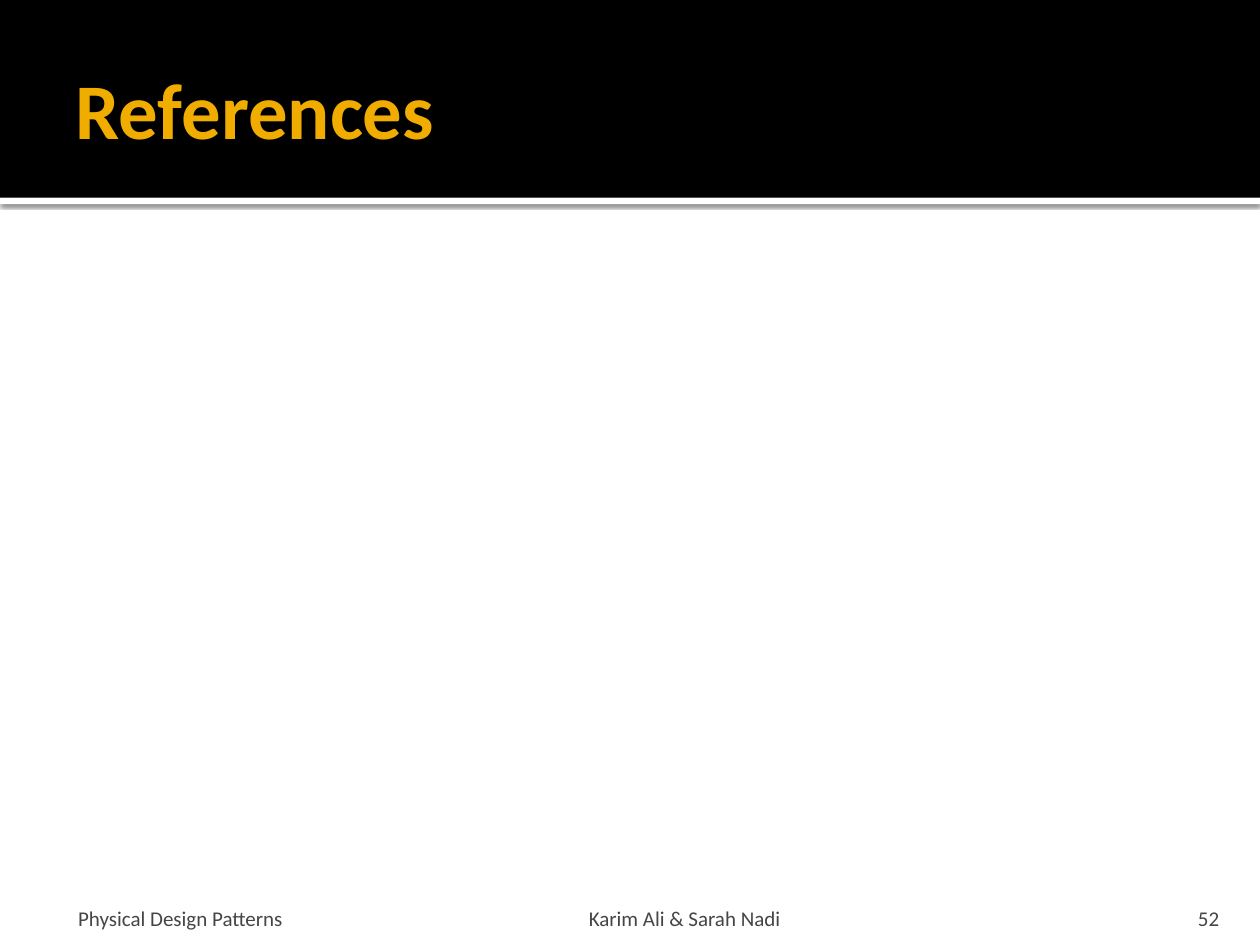
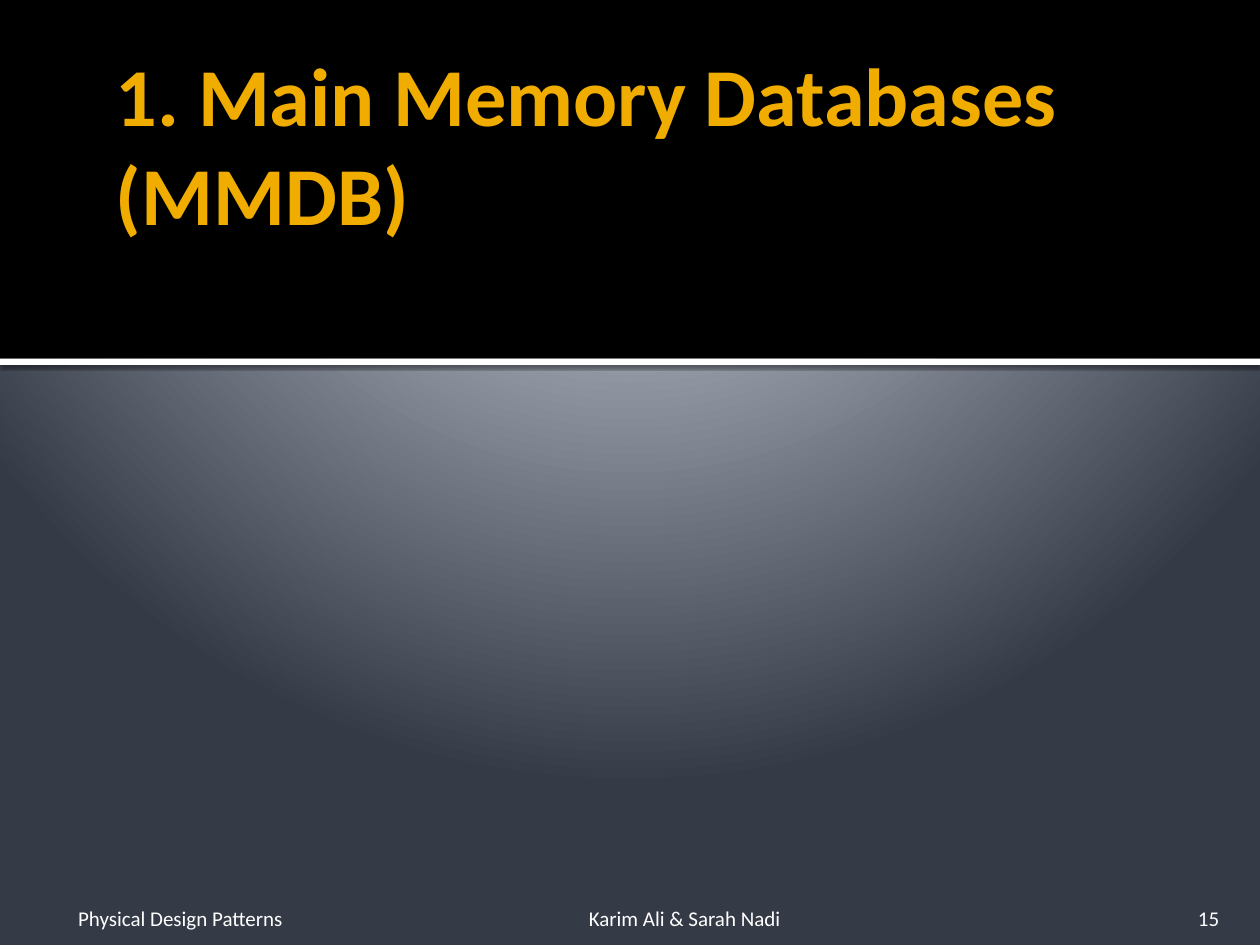
Before and after one commit to snadi/cs848-db, a slide deck: slide 15 of cs848-db/PhysDesignPres.pptx (slide 52 before the commit). Drawn at 1260x945 pixels with LibreOffice and Linux fonts; fonts in the diff are those of the drawing. Boxes give left, top, right and bottom in pixels: in the first picture for what was removed or moved away, otherwise in the second. Text is boxed around its words. In the diff, an @@ line names an element or a change of style, - is before the commit and + after.

```diff
--- a/cs848-db/PhysDesignPres.pptx
+++ b/cs848-db/PhysDesignPres.pptx
@@ background #FFFFFF to gradient #C1C5D3 to #BFC4D2 to #353B47 @@
@@ rectangle resized from (x1=0, y1=0, x2=1260, y2=198) to (x1=0, y1=0, x2=1260, y2=359) @@
@@ title removed at (x1=76, y1=84, x2=434, y2=140) @@
-References
@@ title added at (x1=116, y1=68, x2=1056, y2=238), 47 pt, text #F0AD00, bold @@
+1. Main Memory Databases (MMDB)
@@ rectangle moved from (x1=0, y1=198, x2=1260, y2=204) to (x1=0, y1=359, x2=1260, y2=365) @@
@@ text "Physical Design Patterns" at (x1=78, y1=911, x2=282, y2=930): text colour #454545 to #FFFFFF @@
@@ text "Karim Ali & Sarah Nadi" at (x1=589, y1=911, x2=780, y2=926): text colour #454545 to #FFFFFF @@
@@ page number at (x1=1198, y1=912, x2=1219, y2=926): text changed; text colour #454545 to #FFFFFF @@
-52
+15
```
Also in this commit, not shown: 38 other slides changed, 1 slide added, 8 slides removed.
